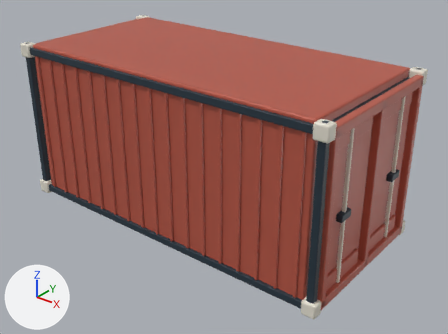
The glTF model assets/models/container_red.glb: old version first, new version second.
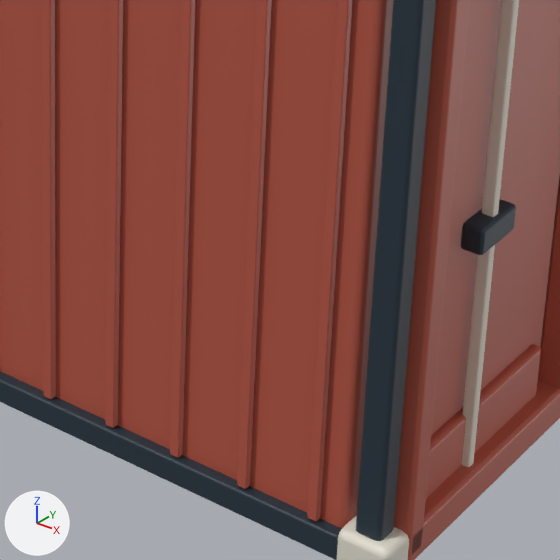
The first picture shows the older version from a 50 mm camera at (6.36, -7.6, 5.67) aimed at (0.32, -0.04, 0.98). The close-ups show the older and then the newer version on the part from 46% to 81% of the width and 45% to 92% of the height of that picture. Only the edits that show in the close-ups are written down. The axes (+X, +Y, +Z) are drawn at lower left. The lights are the same throughout. Where no turn or scale is listed for an object, it has been applied to the vertices. Vertices at exactly the same position are counted once.

Before the edit, the objects in view are built like this:
```python
me_cube_087 = bpy.data.meshes.new('Cube.087')
me_cube_087.from_pydata(...)  # 3192 vertices, 6156 faces; spans x -3.09..3.09, y -1.44..1.44, z -1.45..1.45
me_cube_087.materials.append(mat_red)  # red #b65745
me_cube_088 = bpy.data.meshes.new('Cube.088')
me_cube_088.from_pydata(...)  # 896 vertices, 1728 faces; spans x -0.11..6.03, y -2.85..0.06, z -1.45..1.45
me_cube_088.materials.append(mat_ink)  # dark blue #243440
me_cube_089 = bpy.data.meshes.new('Cube.089')
me_cube_089.from_pydata(...)  # 672 vertices, 1296 faces; spans x -0.12..6.04, y -2.88..0.1, z -0.12..2.78
me_cube_089.materials.append(mat_cream)  # white #e5e0d2
ob_container_red_cream = bpy.data.objects.new('container_red_cream', me_cube_089)
ob_container_red_cream.location = (-2.96, 1.39, 0.12)
ob_container_red_ink = bpy.data.objects.new('container_red_ink', me_cube_088)
ob_container_red_ink.location = (-2.96, 1.39, 1.45)
ob_container_red_red = bpy.data.objects.new('container_red_red', me_cube_087)
ob_container_red_red.location = (0.0, 0.0, 1.45)
```
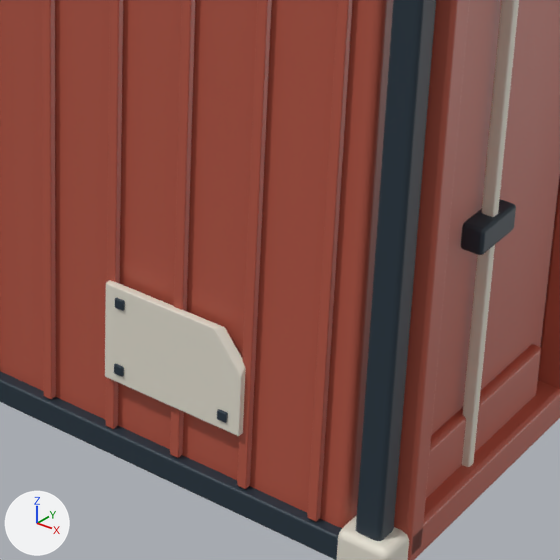
Where the change shows, as pixel boxes (x1, y1, x2, y2) in the close-ups (560 x 560 px):
part 1 of me_cube_089, added: after (105, 280, 246, 436)
part 2 of me_cube_088, added: after (114, 364, 124, 377)
part 3 of me_cube_088, added: after (115, 298, 125, 311)
part 4 of me_cube_088, added: after (217, 409, 228, 423)

What the commit changed:
me_cube_089 is used by ob_container_red_cream; location (-2.96, 1.39, 0.12).
me_cube_089 had 672 vertices, 1296 faces and spanned x -0.12..6.04, y -2.88..0.1, z -0.12..2.78.
me_cube_089 now has 840 vertices, 1624 faces and spans x -0.12..6.04, y -2.88..0.1, z -0.12..2.78.
me_cube_089 part 1: a new loose piece of 70 vertices spanning x 4.64..5.32, y -2.86..-2.82, z 0.33..0.79, in mat_cream (white #e5e0d2).
Other edits to the shape of me_cube_089 do not show in these pictures.
me_cube_088 is used by ob_container_red_ink; location (-2.96, 1.39, 1.45).
me_cube_088 had 896 vertices, 1728 faces and spanned x -0.11..6.03, y -2.85..0.06, z -1.45..1.45.
me_cube_088 now has 1232 vertices, 2376 faces and spans x -0.11..6.03, y -2.87..0.09, z -1.45..1.45.
me_cube_088 part 2: the loose piece of 56 vertices spanning x 5.86..5.98, y -2.84..-2.72, z -1.45..1.45 is copied, and the copy is scaled about its middle by (0.414, 0.2, 0.0139), then moved by (-1.2, -0.08, -0.93); it spans x 4.7..4.74, y -2.87..-2.84, z -0.95..-0.91.
me_cube_088 part 3: the loose piece of 56 vertices spanning x 5.86..5.98, y -2.84..-2.72, z -1.45..1.45 is copied, and the copy is scaled about its middle by (0.414, 0.2, 0.0139), then moved by (-1.2, -0.08, -0.61); it spans x 4.7..4.74, y -2.87..-2.84, z -0.63..-0.59.
me_cube_088 part 4: the loose piece of 56 vertices spanning x 5.86..5.98, y -2.84..-2.72, z -1.45..1.45 is copied, and the copy is scaled about its middle by (0.414, 0.2, 0.0139), then moved by (-0.68, -0.08, -0.93); it spans x 5.22..5.26, y -2.87..-2.84, z -0.95..-0.91.
Other edits to the shape of me_cube_088 do not show in these pictures.
